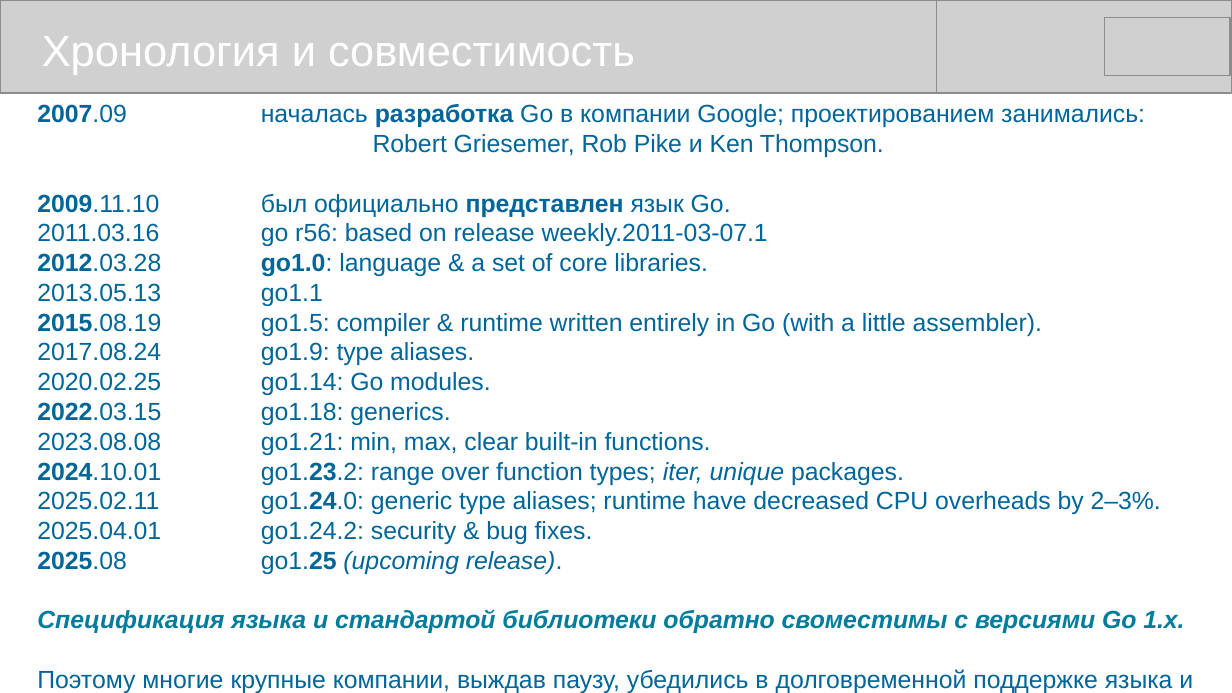
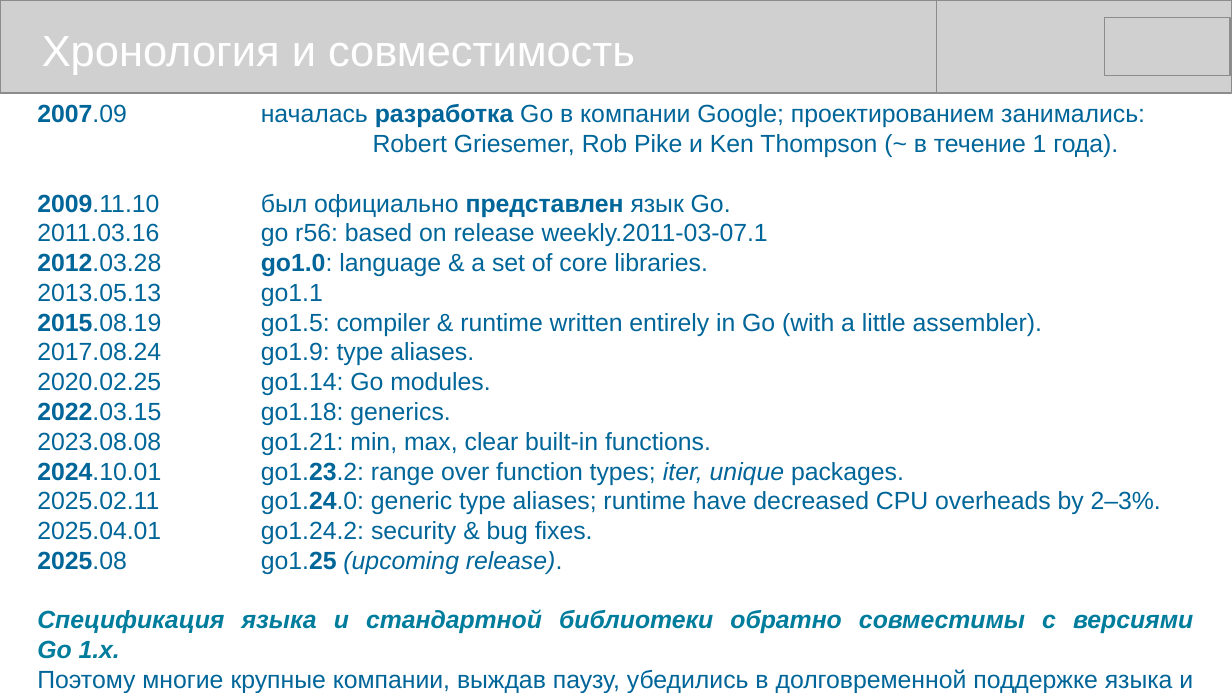
Before and after one commit to mike-shock/Go_language, a slide deck: slide 6 of Go_Review.odp. Drawn at 1232x693 pixels with LibreOffice and Linux fonts; fonts in the diff are those of the drawing; grey boxes stand for pictures. Boxes give left, top, right and bottom in pixels: in the first picture for what was removed or moved away, otherwise in the second. Text is boxed around its words. In the diff, an @@ line names an element or a change of style, - is before the commit and + after.

```diff
--- a/Go_Review.odp
+++ b/Go_Review.odp
@@ text at <box>373,134,1118,157</box>: text changed @@
-Robert Griesemer, Rob Pike и Ken Thompson.
+Robert Griesemer, Rob Pike и Ken Thompson (~ в течение 1 года).
@@ text at <box>37,609,1193,659</box>: text changed @@
-Спецификация языка и стандартой библиотеки обратно своместимы с версиями Go 1.x.
+Спецификация языка и стандартной библиотеки обратно совместимы с версиями Go 1.x.
```
Also in this commit, not shown: 3 other slides changed, 1 slide added, 1 other file.
